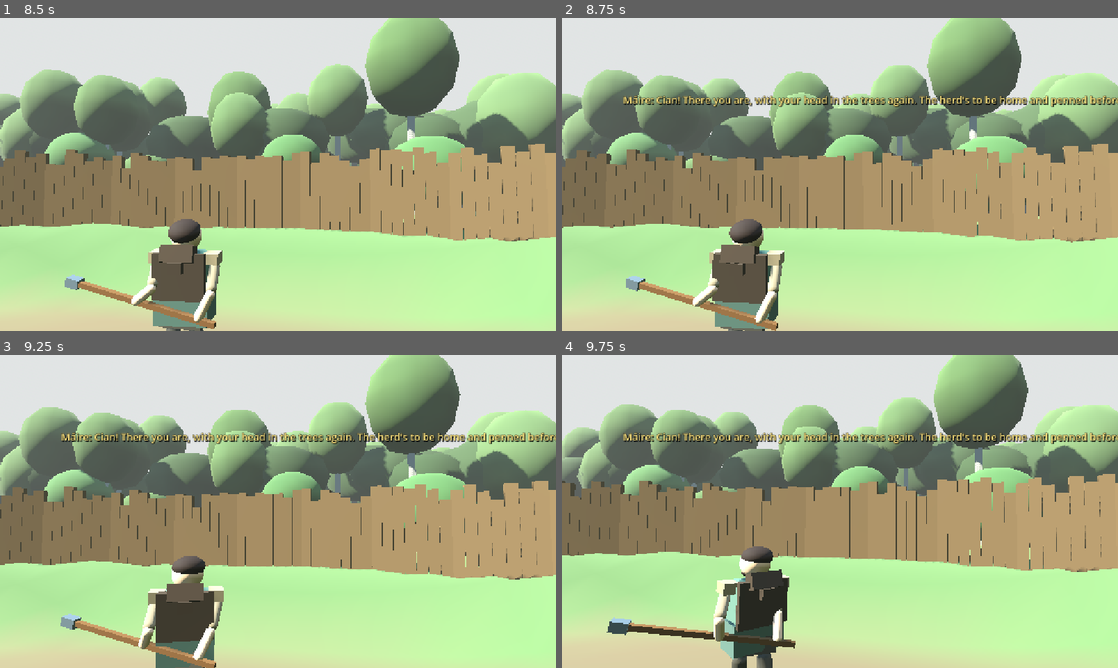
Above: before the commit, frames 1-4 (two rows, left to right).
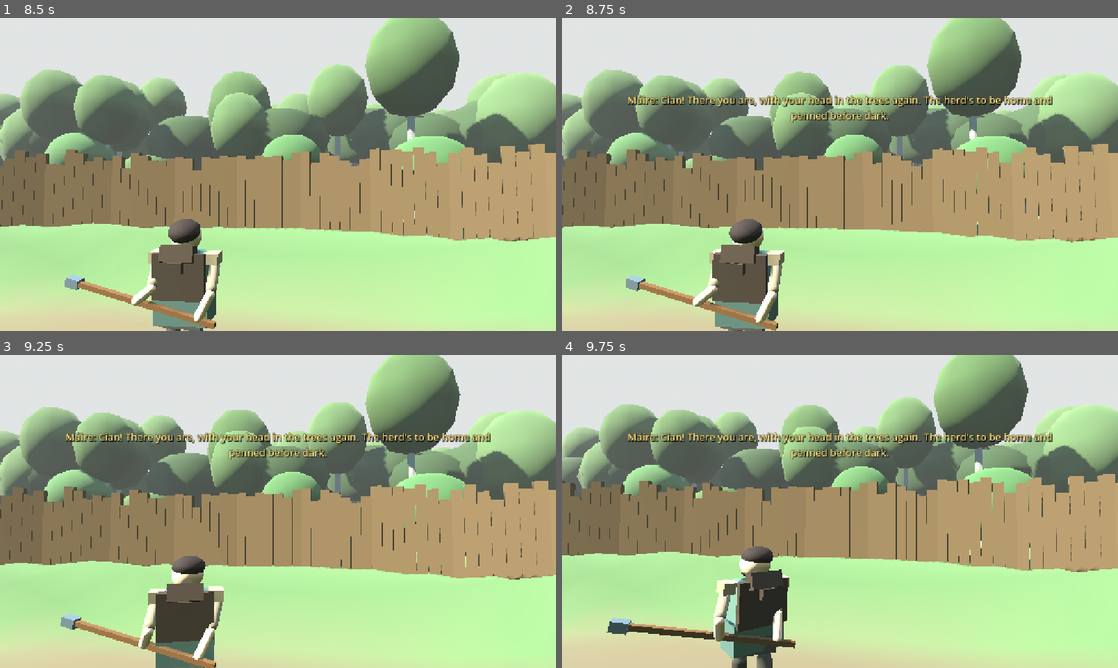
Above: after the commit, the same moments.

Repository: fortins4/devPlayground
Game: Godot game, scene res://scenes/prologue/opening_cattle_drive.tscn
The game is run twice, just before and just after one commit, with the same random seed, the same clock (stepped at 60 frames per second) and the same inputs. This scene is started directly instead of the project's main scene.
Inputs (mouse positions are in pixels of both pictures, inside the frame that each line leads up to):
- Up to frame 1 (8.5 s): tap Enter at 0.5 s; move the mouse to (305, 174) at 0.52 s; hold Right mouse button (attack_heavy) 0.53-1.28 s; hold W (move_forward) 0.53-5.78 s; click (305, 174) at 0.67 s; tap Space (jump) at 0.77, 1.52, 3.02, 3.77, 4.52, 6.02, 6.77, 7.52 s; move the mouse to (250, 174) at 1.27 s; click (250, 174) at 1.35 s; move the mouse to (289, 168) at 2.02 s; hold H (band_toggle) 2.03-2.78 s; move the mouse to (272, 180) at 2.77 s; tap Ctrl (crouch) at 2.85 s; click (272, 180) at 2.92 s; move the mouse to (316, 177) at 3.52 s; hold Q (cycle_weapon) 3.53-4.28 s; move the mouse to (233, 171) at 4.27 s; tap E (interact) at 4.35 s; move the mouse to (283, 174) at 5.02 s; hold Shift (sprint) 5.03-5.78 s; click (283, 174) at 5.17 s; move the mouse to (255, 168) at 5.77 s; hold D (move_right) 5.78-6.53 s; tap Alt (walk) at 5.85 s; move the mouse to (305, 174) at 6.52 s; hold 3 (weapon_goad) 6.53-7.28 s; hold W (move_forward) from 6.53 s (still down); move the mouse to (250, 174) at 7.27 s; tap 1 (weapon_hatchet) at 7.35 s; click (250, 174) at 7.42 s; move the mouse to (289, 168) at 8.02 s; hold 2 (weapon_knife) from 8.03 s (still down)
- Up to frame 2 (8.75 s): keep holding W (move_forward); keep holding 2 (weapon_knife)
- Up to frame 3 (9.25 s): move the mouse to (272, 517) at 8.77 s; release W (move_forward) at 8.78 s; release 2 (weapon_knife) at 8.78 s; hold A (move_left) from 8.78 s (still down); tap R at 8.85 s; tap Space (jump) at 9.02 s
- Up to frame 4 (9.75 s): move the mouse to (878, 514) at 9.52 s; release A (move_left) at 9.53 s; hold W (move_forward) from 9.53 s (still down); tap T at 9.6 s; click (878, 514) at 9.67 s

Frame 1 is identical in both runs. In frame 2, 2.3% of the frame differs, in the area x 11-100%, y 24-34%; in frame 3, 2.3%; in frame 4, 2.3%.

Commit message:
Opening HUD: flash line wraps so Máire's longer call isn't clipped

Diff:
--- a/scripts/prologue/opening_drive_hud.gd
+++ b/scripts/prologue/opening_drive_hud.gd
@@ -55,6 +55,7 @@
 	_flash.offset_top = 172
 	_flash.offset_bottom = 214
 	_flash.horizontal_alignment = HORIZONTAL_ALIGNMENT_CENTER
+	_flash.autowrap_mode = TextServer.AUTOWRAP_WORD_SMART  # long lines (Máire's call) wrap, not clip
 	_banner = _make_label(root, 34, Color(0.8, 0.97, 0.6))
 	_banner.set_anchors_preset(Control.PRESET_CENTER)
 	_banner.offset_left = -520
